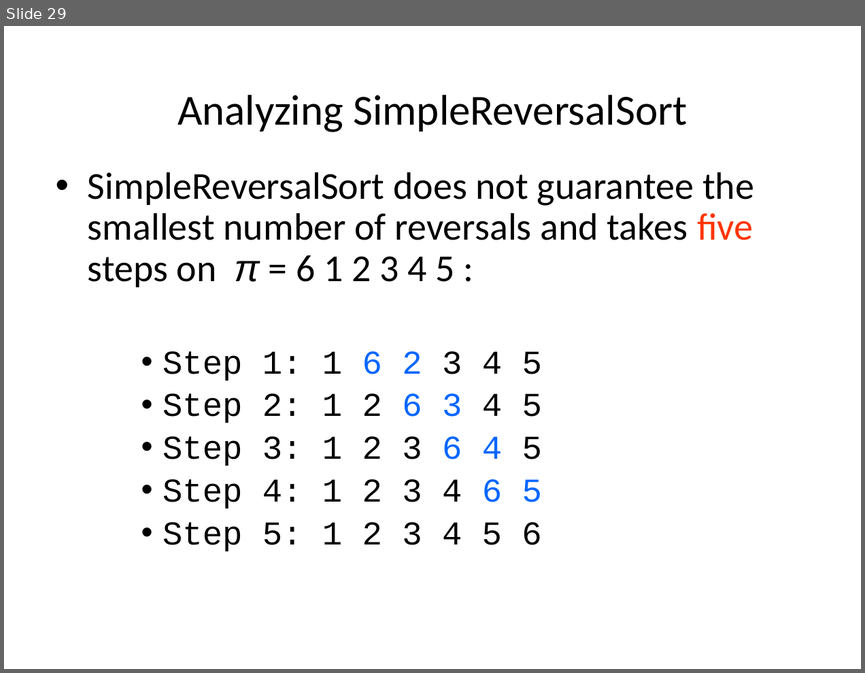
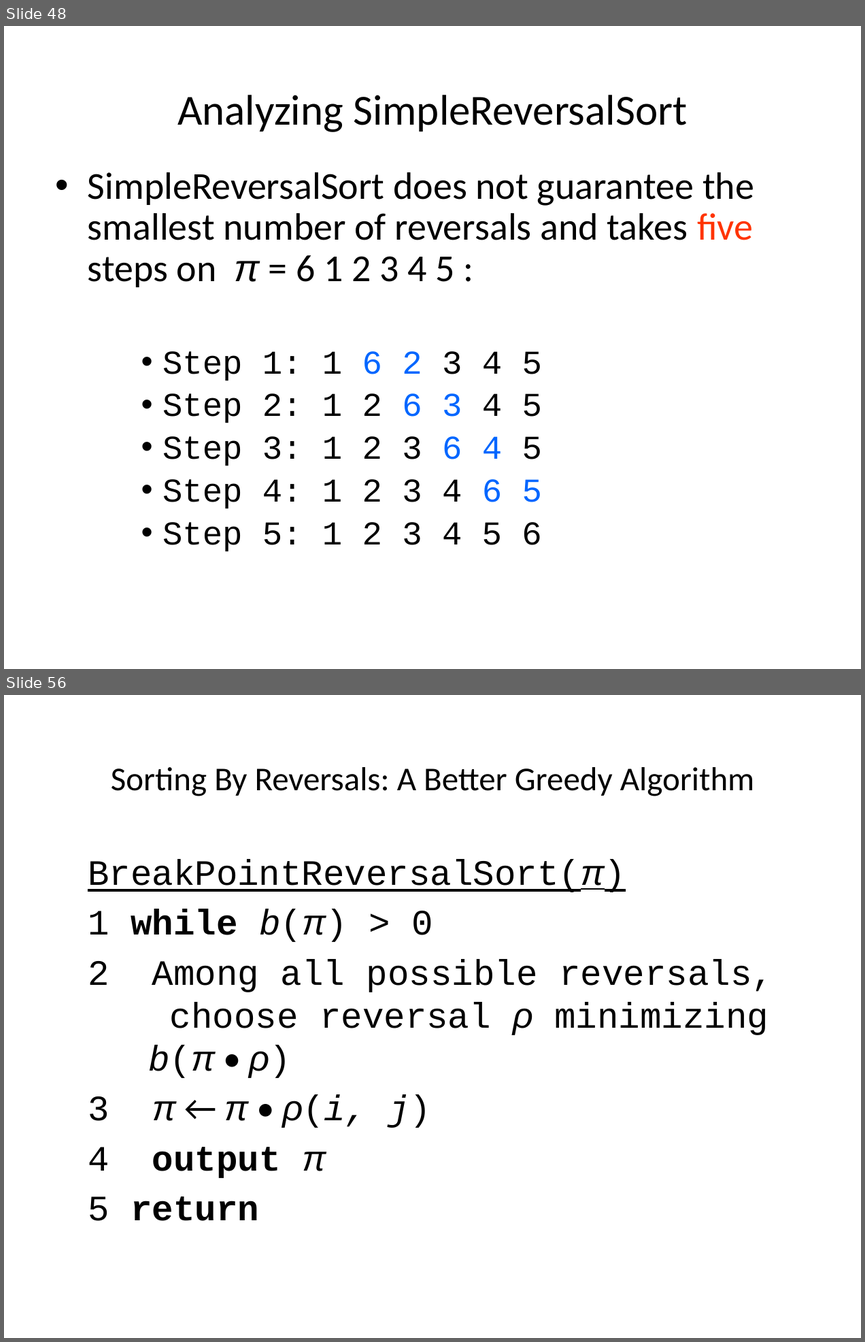
Before and after one commit to haochenhc/haochenhc.github.io, a slide deck: cs502/slides/03_genome_rearrangement.pptx. Shown one above the other, each under a label of ours: slide 29 before the commit, slides 48 and 56 after it; the slides between them are not shown. The pictures are 865x673 and 865x1342 pixels, drawn with LibreOffice and Linux fonts; fonts in the diff are those of the drawing. Boxes give left, top, right and bottom in pixels: in the first picture for what was removed or moved away, otherwise in the second. Text is boxed around its words. In the diff, an @@ line names an element or a change of style, - is before the commit and + after.

```diff
--- a/cs502/slides/03_genome_rearrangement.pptx
+++ b/cs502/slides/03_genome_rearrangement.pptx
@@ slide 56 added at <box>4,695,861,1338</box>, background #FFFFFF @@
@@ title added at <box>111,767,755,796</box>, 28 pt, text #000000 @@
+Sorting By Reversals: A Better Greedy Algorithm
@@ text added at <box>88,859,773,1221</box>, 30 pt, text #000000 @@
+  BreakPointReversalSort(π)
+  1 while b(π) > 0
+  2 Among all possible reversals, choose reversal ρ minimizing b(π • ρ)
+  3 π ← π • ρ(i, j)
+  4 output π
+  5 return
@@ what was slide 29 is now slide 48 @@
```
Also in this commit, not shown: 4 slides changed, 73 other slides added, 1 other file.
